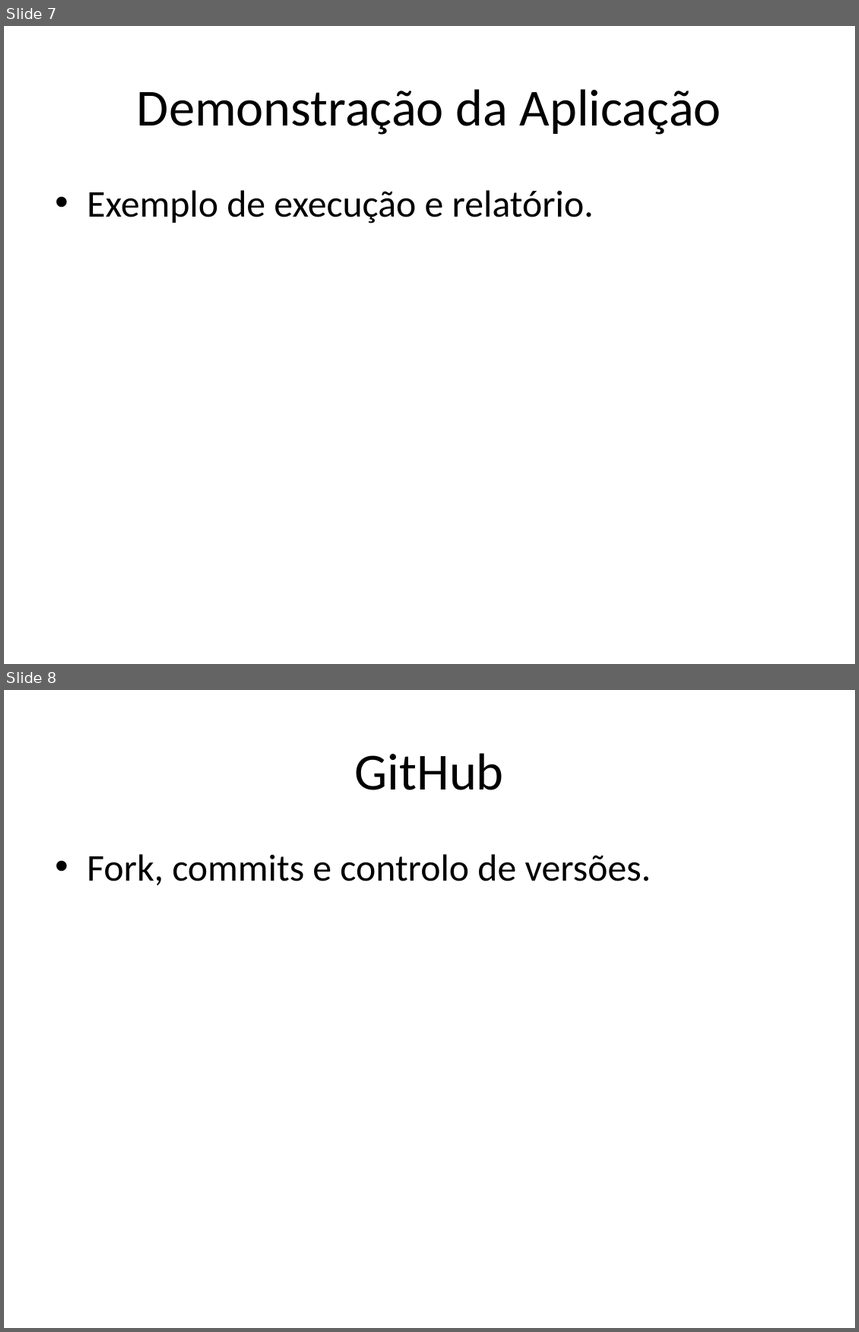
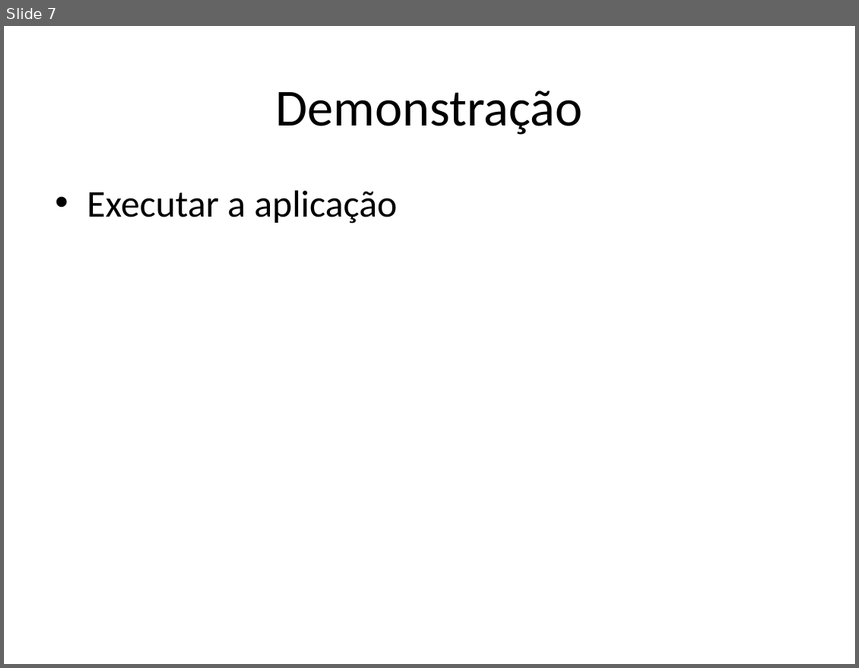
Before and after one commit to PowerTruee/projeto-ufcd-10790, a slide deck: assets/apresentacao.pptx. Shown one above the other, each under a label of ours: slides 7 and 8 before the commit, slide 7 after it. The pictures are 859x1332 and 859x668 pixels, drawn with LibreOffice and Linux fonts; fonts in the diff are those of the drawing. Boxes give left, top, right and bottom in pixels: in the first picture for what was removed or moved away, otherwise in the second. Text is boxed around its words. In the diff, an @@ line names an element or a change of style, - is before the commit and + after.

```diff
--- a/assets/apresentacao.pptx
+++ b/assets/apresentacao.pptx
@@ slide 8 removed at [4, 690, 855, 1328], background #FFFFFF @@
@@ title removed at [355, 753, 504, 790] @@
-GitHub
@@ text removed at [87, 854, 652, 885] @@
-• Fork, commits e controlo de versões.
@@ slide 7 changed as well @@
@@ title at [276, 91, 583, 135]: text changed @@
-Demonstração da Aplicação
+Demonstração
@@ text at [87, 190, 397, 224]: text changed @@
-• Exemplo de execução e relatório.
+• Executar a aplicação
```
Also in this commit, not shown: 3 other slides changed, 4 slides added, 4 other slides removed, 1 other file.
